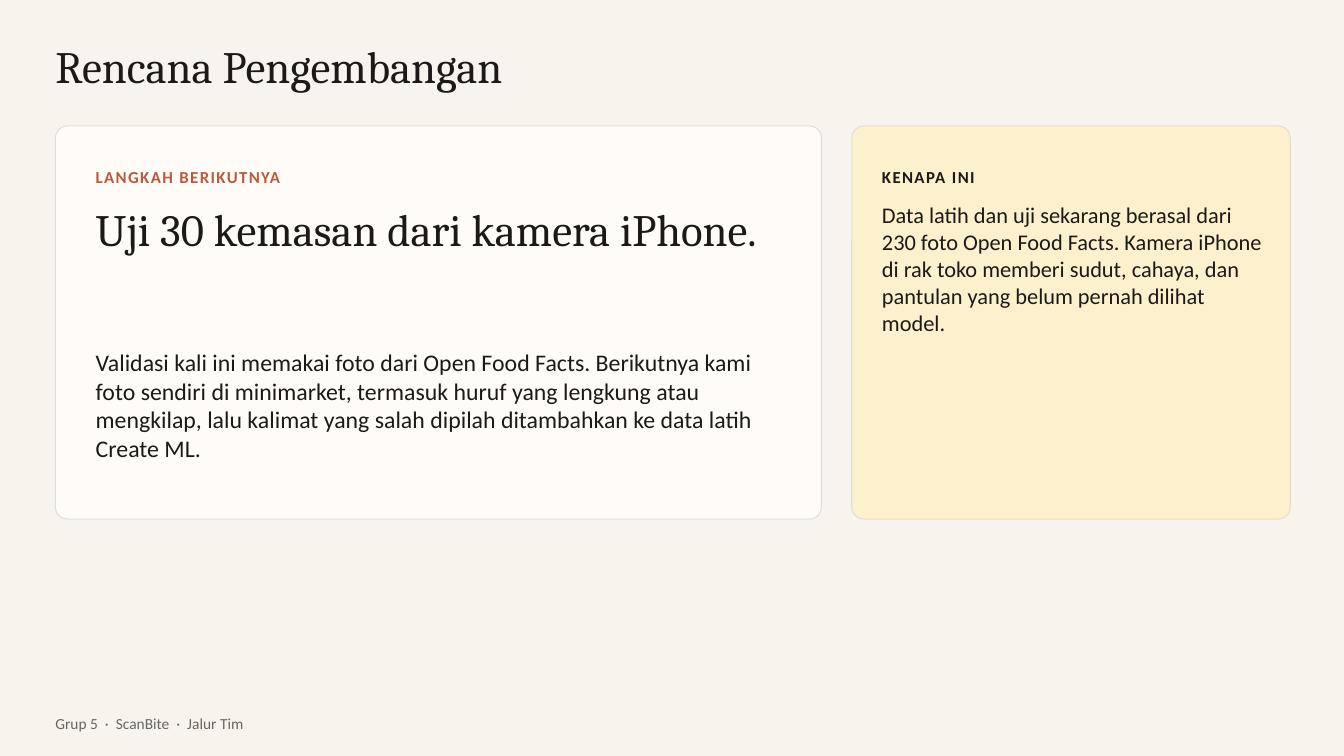
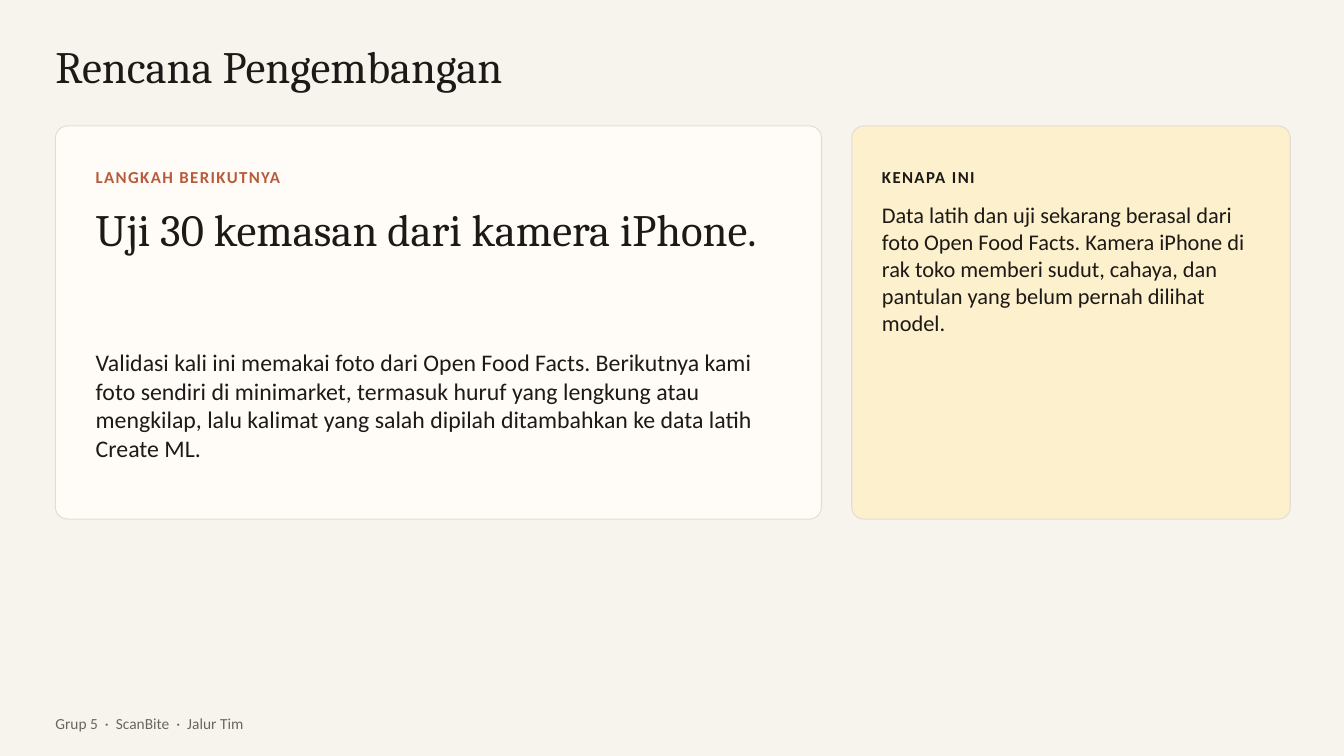
Before and after one commit to dendyramdhan/PantangMakan, a slide deck: slide 13 of presentasi/ScanBite.pptx. Drawn at 1344x756 pixels with LibreOffice and Linux fonts; fonts in the diff are those of the drawing. Boxes give left, top, right and bottom in pixels: in the first picture for what was removed or moved away, otherwise in the second. Text is boxed around its words. In the diff, an @@ line names an element or a change of style, - is before the commit and + after.

Commit message:
Dataset dibersihkan (257 potongan OCR rusak dibuang), dibagi train/validation/test per produk; model dilatih ulang, test 84,7%, validasi 10/10

```diff
--- a/presentasi/ScanBite.pptx
+++ b/presentasi/ScanBite.pptx
@@ text at box(882, 207, 1244, 331): text changed @@
-Data latih dan uji sekarang berasal dari 230 foto Open Food Facts. Kamera iPhone di rak toko memberi sudut, cahaya, dan pantulan yang belum pernah dilihat model.
+Data latih dan uji sekarang berasal dari foto Open Food Facts. Kamera iPhone di rak toko memberi sudut, cahaya, dan pantulan yang belum pernah dilihat model.
```
Also in this commit, not shown: 2 other slides changed, 18 other files.
